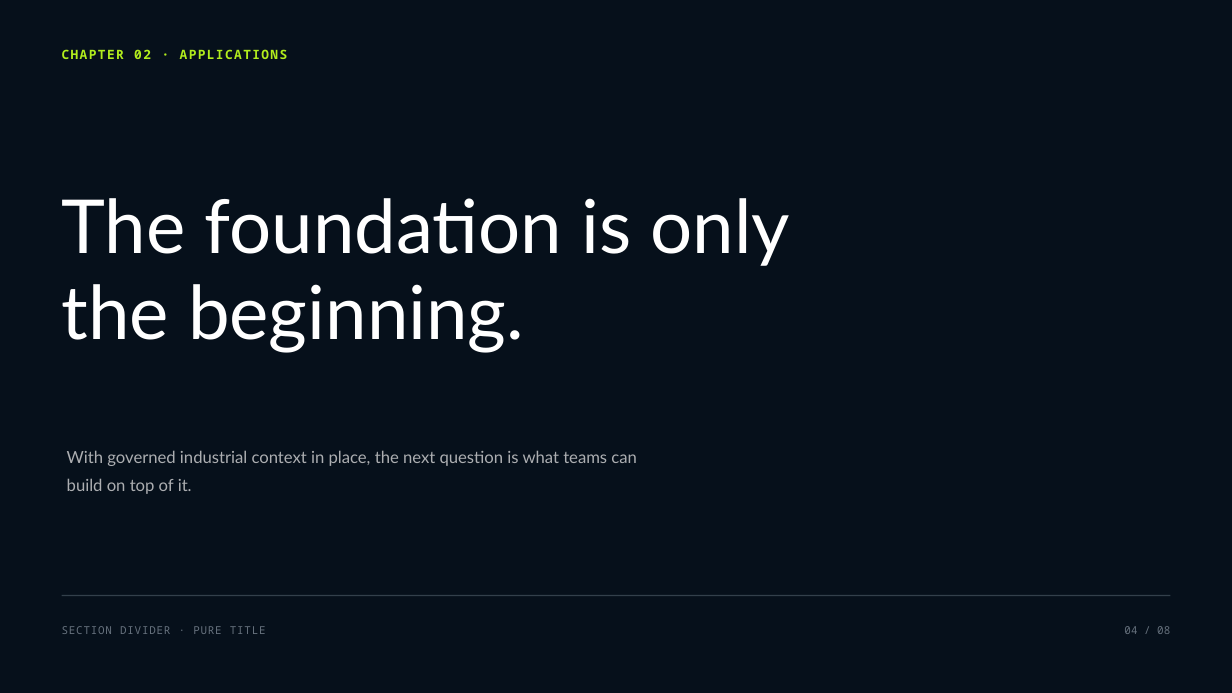
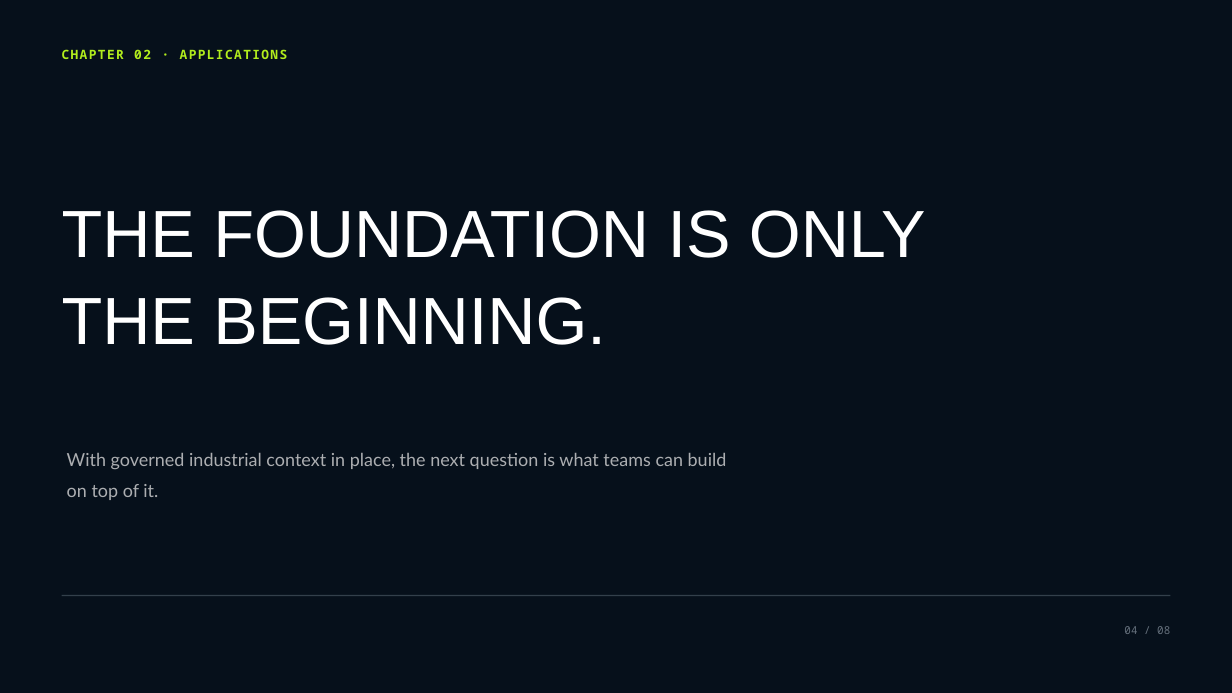
Before and after one commit to FREEZONEX/Tier0-Design-System, a slide deck: slide 4 of docs/slide-skill/demo-en/deck.pptx. Drawn at 1232x693 pixels with LibreOffice and Linux fonts; fonts in the diff are those of the drawing. Boxes give left, top, right and bottom in pixels: in the first picture for what was removed or moved away, otherwise in the second. Text is boxed around its words. In the diff, an @@ line names an element or a change of style, - is before the commit and + after.

```diff
--- a/docs/slide-skill/demo-en/deck.pptx
+++ b/docs/slide-skill/demo-en/deck.pptx
@@ text at (62, 210, 926, 345): text changed; size 58 to 52 pt; font Lato to Arial @@
-The foundation is only
-the beginning.
+THE FOUNDATION IS ONLY
+THE BEGINNING.
@@ text "With governed industrial context in ..." at (67, 453, 727, 500): size 13 to 14 pt; line spacing 1.4 to 1.45 @@
@@ text removed at (62, 626, 266, 634) @@
-SECTION DIVIDER · PURE TITLE
```
Also in this commit, not shown: 6 other slides changed, 30 other files.
